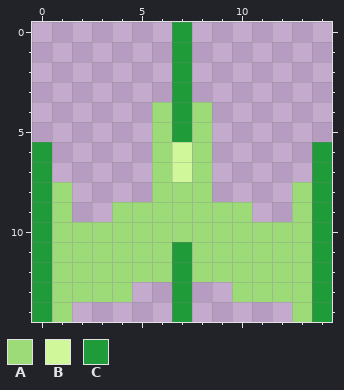
Two states of a pixel-art sprite, assets/player.png. Above is the file before it was changed.
The file is 15x15 pixels.
Palette (. is transparent): A #9cdb78  B #d1f79b  C #209b39
Pixels before, first column x 0:
 0 .......C.......
 1 .......C.......
 2 .......C.......
 3 .......C.......
 4 ......ACA......
 5 ......ACA......
 6 C.....ABA.....C
 7 C.....ABA.....C
 8 CA....AAA....AC
 9 CA..AAAAAAA..AC
10 CAAAAAAAAAAAAAC
11 CAAAAAACAAAAAAC
12 CAAAAAACAAAAAAC
13 CAAAA..C..AAAAC
14 CA.....C.....AC
Once edited:
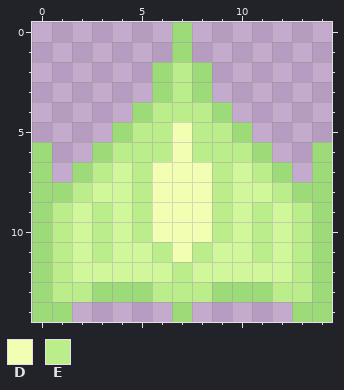
Colours new in this view: D #f2ffb2  E #bced8b
Diff:
Changed rows in their new state; - is an unchanged pixel.
first column x 0:
 0 -------A-------
 1 -------A-------
 2 ------AEA------
 3 ------AEA------
 4 -----AEEEA-----
 5 ----AEEDEEA----
 6 A--AEEEDEEEA--A
 7 A-AEBEDDDEBEA-A
 8 A-EBBEDDDEBBE-A
 9 AEBEBEDDDEBEBEA
10 AEBEBEDDDEBEBEA
11 AEBEBBEDEBBEBEA
12 AEBBBBBEBBBBBEA
13 AEE--AEEEA--EEA
14 A------A------A
